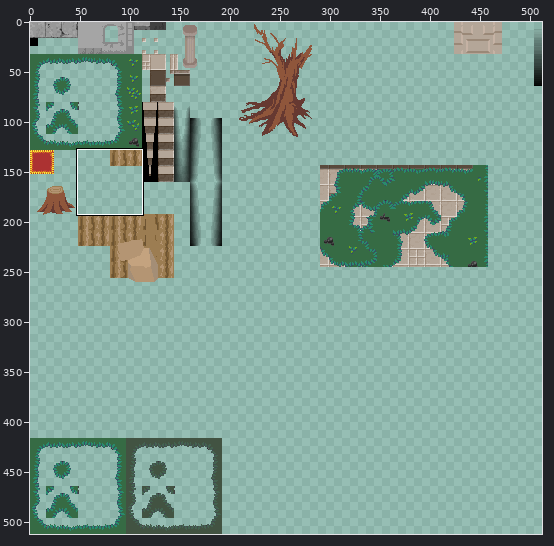
One commit to this sprite sheet: src/assets/images/dungeon_tiles.png. Above, an overview of the earlier version with the close-up marked.
Close-up. First the earlier version:
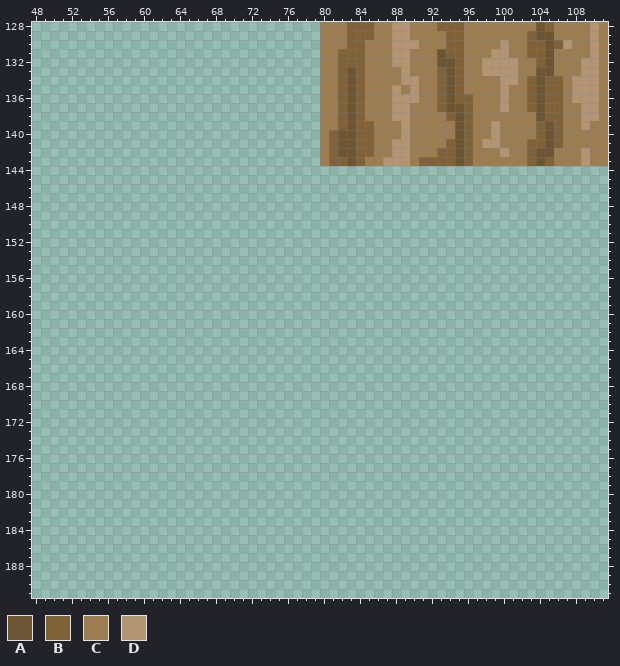
The file is 512x512 pixels. Pixels under 10% opacity are left out. Colours within 5 levels of each other are drawn and written as one. Shown: x 48..111, y 128..191.
Palette (. is transparent): A #6d5432  B #806238  C #9c7d52  D #b49573
Pixels before (only the part around the change), first column x 48:
128 ................................CCCBBBCCDDCCCBBBCCCCCCCCABCCCCDC
129 ................................CCCBBBCCDDCCCCBBCCCCCCCBAACCCCDC
130 ................................CCCBBCCCDDDCCCBBCCCCDCCBBABDCCDC
131 ................................CCBBBCCCDDCCCABBCCCDDCCBBACCCCDC
132 ................................CCBBBCCCDDCCCAABCCDDDDCCBACCCDDC
133 ................................CCBABCCCCDCCCBABCCDDDDCCAACCCDDC
134 ................................CCBABCCCCDDCCBABCCCCDDCBABBCDDDC
135 ................................CCBABCCCDCDCCBABCCCCDCCBABBCDDDC
136 ................................CCBABCCCDDDCCBABBCCCDCCBABBCDDDC
137 ................................CCBABCCCDDCCCBAABCCCDCCBABBCCDDC
138 ................................CCBABCCCDDCCCCBABCCCCCCCABBCCDDC
139 ................................CCBABBCCCDCCCCCABCCDCCCCBABCCDCC
140 ................................CBAABBCCCDCCCCCABCCDCCCCBABCCCCC
141 ................................CBAABBCCDDCCCCBABCDDCCCBBABCCCCC
142 ................................CBAABBCCDDCCCBBABCCCDCCBAACCCDCC
143 ................................CBBABCCDDDCBBBBABCCCCCCBABCCCDCC
144 ................................................................
145 ................................................................
146 ................................................................
147 ................................................................
148 ................................................................
149 ................................................................
150 ................................................................
151 ................................................................
152 ................................................................
153 ................................................................
154 ................................................................
155 ................................................................
156 ................................................................
157 ................................................................
158 ................................................................
159 ................................................................
160 ................................................................
161 ................................................................
162 ................................................................
163 ................................................................
164 ................................................................
165 ................................................................
166 ................................................................
167 ................................................................
168 ................................................................
169 ................................................................
170 ................................................................
171 ................................................................
172 ................................................................
173 ................................................................
174 ................................................................
175 ................................................................
176 ................................................................
177 ................................................................
178 ................................................................
179 ................................................................
180 ................................................................
181 ................................................................
182 ................................................................
183 ................................................................
184 ................................................................
185 ................................................................
186 ................................................................
187 ................................................................
188 ................................................................
189 ................................................................
190 ................................................................
191 ................................................................
And afterwards:
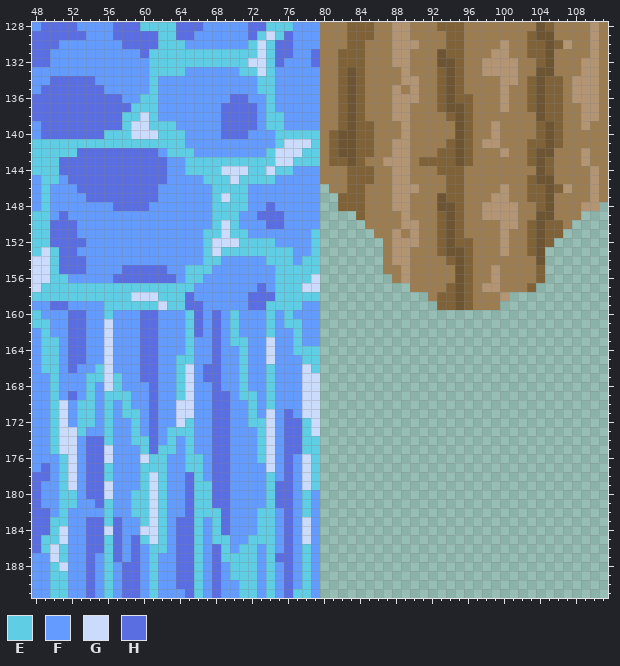
Colours new in this view: E #5fcde4  F #639bff  G #cbdbfc  H #5b6ee1
Changes in this commit:
y 128: x 48..79 ................................ -> FHHHHFFFFHHHEEEEHHHFFFFFHHEEEFFF
y 129: x 48..79 ................................ -> HHHHHHFFFHHHHHEEHHFFFFFFHEGEHFFF
y 130: x 48..79 ................................ -> HHHFFFFFFFHHHHEEEFFFFFFFEGEHHFFF
y 131: x 48..79 ................................ -> HHFFFFFFFFFFHEEEEEEEEEEEEGEHHFFH
y 132: x 48..79 ................................ -> HHFFFFFFFFFFFEEEEEEEEEEEGGEHFFFH
y 133: x 48..79 ................................ -> FFFFFFFFFFFFFEEEEFFFFFFEEGEFFFFF
y 134: x 48..79 ................................ -> FFHHHHHFFFFFFEFFFFFFFFFFFEEFFFFF
y 135: x 48..79 ................................ -> FHHHHHHHFFFFFEFFFFFFFFFFFEEFFFFF
y 136: x 48..79 ................................ -> HHHHHHHHHHFFEEFFFFFFFFHHFFEFFFFF
y 137: x 48..79 ................................ -> HHHHHHHHHHHEEEFFFFFFFHHHHFEFFFFF
y 138: x 48..79 ................................ -> HHHHHHHHHHEEGEFFFFFFFHHHHFEEFFFF
y 139: x 48..79 ................................ -> FHHHHHHHHHEGGEEEFFFFFHHHHFEEFFFF
y 140: x 48..79 ................................ -> FHHHHHHHEEEGGGEEEFFFFHHHFFFEEEEE
y 141: x 48..79 ................................ -> EEEEEEEEEEEEEEEEEFFFFFFFFFFEGGGE
y 142: x 48..79 ................................ -> EEEEEHHHHHHHHHFEEEFFFFFFFFEGGGEE
y 143: x 48..79 ................................ -> EEEHHHHHHHHHHHHFFEEEEEEEEEEGGEEE
y 144: x 48..111 ................................................................ -> EEEHHHHHHHHHHHHFFEEEEGGGEEGEEFFFCCCBBBCCDDCCCBBBCCCCCCCCABCCCCDC
y 145: x 48..111 ................................................................ -> FEEFHHHHHHHHHHHFFFFEEEGEEEEFFFFFCCCBBBCCDDCCCCBBCCCCCCCBAACCCCDC
y 146: x 48..79 ................................ -> FEFFFHHHHHHHHHFFFFFFEEEEFFFFFFFF; x 81..111 ............................... -> CCBBCCCDDDCCCBBCCCCDCCBBABDCCDC
y 147: x 48..79 ................................ -> FEFFFFHHHHHHHHFFFFFFEGEEFFFFFFFF; x 82..111 .............................. -> BBBCCCDDCCCABBCCCDDCCBBACCCCDC
y 148: x 48..79 ................................ -> FEFFFFFFFHHHHFFFFFFFEEEEFFHFFFFF; x 82..110 ............................. -> BBBCCCDDCCCAABCCDDDDCCBACCCDD
y 149: x 48..79 ................................ -> EEFHFFFFFFFFFFFFFFFFEEEFFHHHFFFF; x 84..108 ......................... -> BCCCCDCCCBABCCDDDDCCAACCC
y 150: x 48..79 ................................ -> EEHHHFFFFFFFFFFFFFFFEGEFFFHHFFFF; x 85..107 ....................... -> CCCCDDCCBABCCCCDDCBABBC
y 151: x 48..79 ................................ -> EEHHHFFFFFFFFFFFFFFEEGEEFFFFFFFE; x 86..106 ..................... -> CCDCDCCBABCCCCDCCBABB
y 152: x 48..79 ................................ -> EEHHHHFFFFFFFFFFFFFEGGGEEEEFFFFE; x 87..105 ................... -> CDDDCCBABBCCCDCCBAB
y 153: x 48..79 ................................ -> EGEHHFFFFFFFFFFFFFFEGEEEEEEEEFFE; x 87..104 .................. -> CDDCCCBAABCCCDCCBA
y 154: x 48..79 ................................ -> GGEHHHFFFFFFFFFFFFFEEFFFFFEEEFEE; x 87..104 .................. -> CDDCCCCBABCCCCCCCA
y 155: x 48..79 ................................ -> GGEHHHFFFFHHHHHFFEEEFFFFFFFEEEEE; x 87..104 .................. -> CCDCCCCCABCCDCCCCB
y 156: x 48..79 ................................ -> GGEEFFFFFHHHHHHHFEEFFFFFFFFEEEEG; x 88..104 ................. -> CDCCCCCABCCDCCCCB
y 157: x 48..79 ................................ -> GEEEEEEEEEEEEEEEEEFFFFFFFHFEEEGG; x 90..103 .............. -> CCCCBABCDDCCCB
y 158: x 48..79 ................................ -> EEEEEEEEEEEGGGEEEHFFFFFFHHHEEEEE; x 92..100 ......... -> CBBABCCCD
y 159: x 48..79 ................................ -> FFHHFFFFEEEEEEGEEHHFFFFFHHEEEEFF; x 93..99 ....... -> BBABCCC
y 160: x 48..79 ................................ -> EFFFHHFFEFFFHHFFFEHFHFEFFFEFEFFF
y 161: x 48..79 ................................ -> EEFFHHFFGFFFHHFFFEHFHFEFFFEFEEFF
y 162: x 48..79 ................................ -> FEFFHHFFGFFFHHFFFEHFHFEFFFEFFEFF
y 163: x 48..79 ................................ -> FEEFHHFFGFFFHHFFFEFFHFEEFFGFFEFF
y 164: x 48..79 ................................ -> FEEFHHFFGFFFHHFFFEFFHFFEFFGFFEEE
y 165: x 48..79 ................................ -> FEEFHHFFGFFFHHFFEEFFHFFEFFGFFFEE
y 166: x 48..79 ................................ -> FEEFHFFEGFFFHHFFEGFHHFFEFFEFFFGE
y 167: x 48..79 ................................ -> FFEFFFEEGEFFHHFFEGFHHFFEFFEFFFGG
y 168: x 48..79 ................................ -> FFEFFFEFGEFFFHFFEGFFHFFEFFEFFFGG
y 169: x 48..79 ................................ -> FFEFHFEFEEEFFHFFEGFFHHFEEFEFFFGG
y 170: x 48..79 ................................ -> FFEGFEEFEFEFFHFFGGFFHHFFEFEFFFGG
y 171: x 48..79 ................................ -> FFEGFEEFEFEEFHFFGGFFHHFFEFGFHFGG
y 172: x 48..79 ................................ -> FFEGFEEFEFFEFHFFGEFFHHFFEEGFHHEG
y 173: x 48..79 ................................ -> FFEGGEFFEFFEFHFEEEFFHHFFFEGFHHEG
y 174: x 48..79 ................................ -> FFEGGFHHEFFEEHFEFEFFHHFFFEGFHHEE
y 175: x 48..79 ................................ -> FFEGGFHHGFFFEHEEFEFFHHFFFEGFHHEE
y 176: x 48..79 ................................ -> FFFEGFHHGFFFGEEFFEEFHHFFFEGFHFGE
y 177: x 48..79 ................................ -> FHFEGFHHEFFFEEEFFEEFHHFFFFGFHFGE
y 178: x 48..79 ................................ -> HHFEGFHHEFFFEGEFFHEFHHFFFFEFHFGE
y 179: x 48..79 ................................ -> HFFEGFHHGFFFEGEFFHEEHHFFFFEHHFGE
y 180: x 48..79 ................................ -> HFFEEFHHGFFEEGEFFHEEHHFFFFEHHFEF
y 181: x 48..79 ................................ -> HFFEEFFHEFFEEGEFFHEEHHFFFFEHHFEF
y 182: x 48..79 ................................ -> HHFEFFFFEFFEEGEFFHEEEHFFFEEFHFEF
y 183: x 48..79 ................................ -> HHEEFFHHEHFFEGEFHHEFEHFFFEEFHFGF
y 184: x 48..79 ................................ -> HHEGFFHHGHFFGGEFHHEFEHFFFEEFHFGF
y 185: x 48..79 ................................ -> HEEGFFHHEHFHEGEFHHEFEEFFEEEFHFGF
y 186: x 48..79 ................................ -> HEGEFFHHEHFHFEEFHHEFHEFEEFEFHFEF
y 187: x 48..79 ................................ -> FFGEFFHFEHFHFEFFHHEFHEEEEFEHHFEF
y 188: x 48..79 ................................ -> FFEGFFHFEFHHFEFFHHEFHFEEEFEFHFEF
y 189: x 48..79 ................................ -> FFEEFFHFEFHHFEFFHHEFHFEEEFEFHFEF
y 190: x 48..79 ................................ -> FFEEFFHFEFHHFEFFHHEFHFFEEFEFHFEF
y 191: x 48..79 ................................ -> FFEEFFHFEFHHFEFFFHEFHFFEEFEFHEEF
Where, in picture pixels (left, top, right, bottom), the same in both close-ups:
added: (32, 22, 608, 598)
